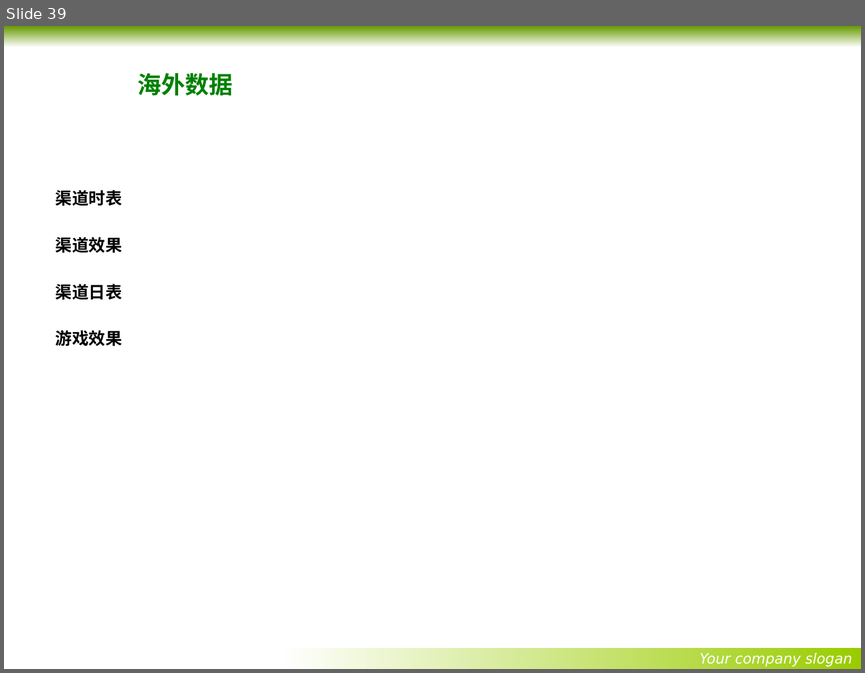
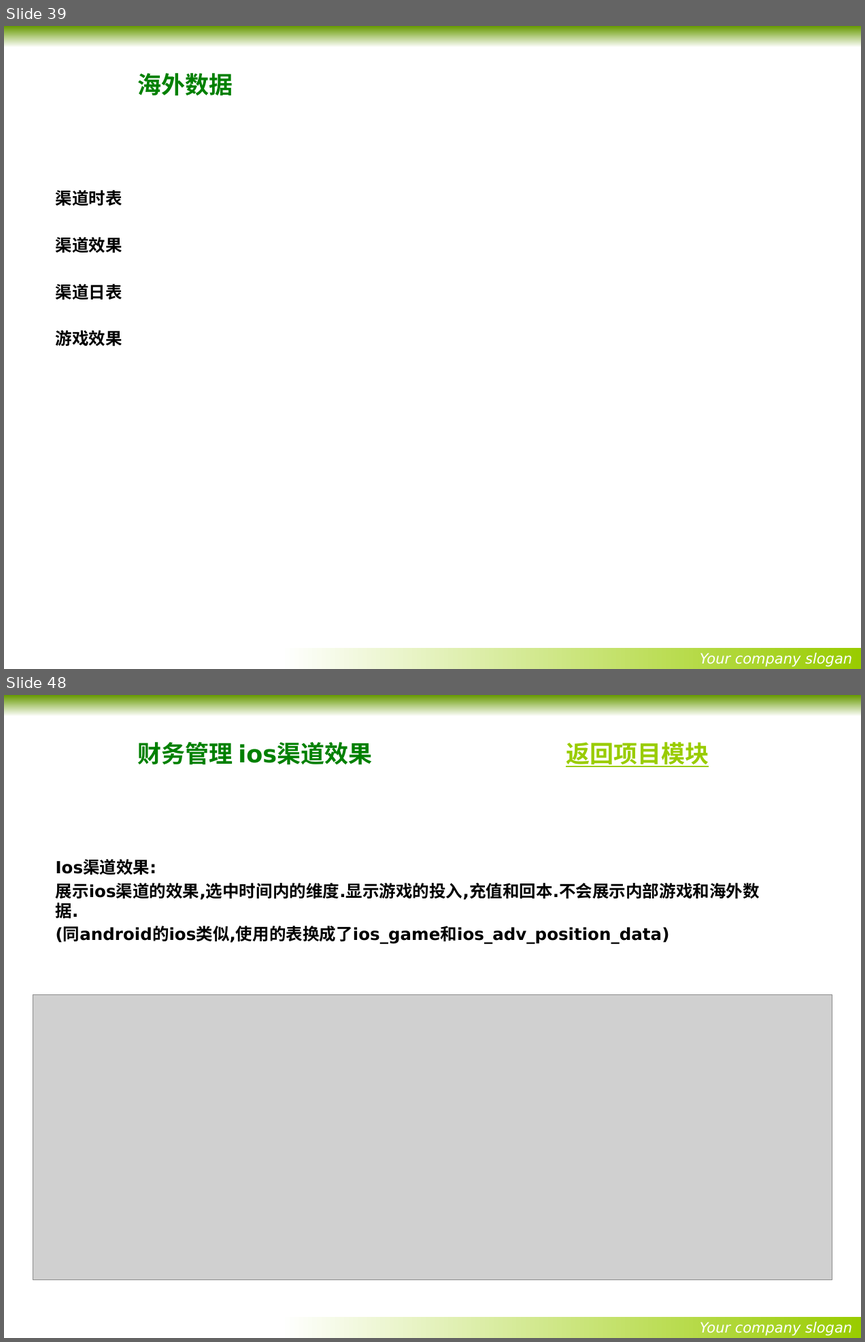
Before and after one commit to wangxiqunlucky/x-mind, a slide deck: youyun/优云项目讲解内容-最终正式版.pptx. Shown one above the other, each under a label of ours: slide 39 before the commit, slides 39 and 48 after it; the slides between them are not shown. The pictures are 865x673 and 865x1342 pixels, drawn with LibreOffice and Linux fonts; fonts in the diff are those of the drawing; grey boxes stand for pictures; background and template pictures are left out. Boxes give left, top, right and bottom in pixels: in the first picture for what was removed or moved away, otherwise in the second. Text is boxed around its words. In the diff, an @@ line names an element or a change of style, - is before the commit and + after.

Commit message:
2017年4月17日01:11:21
完成优云项目思维导图和ppt,还差数据库关系

```diff
--- a/youyun/优云项目讲解内容-最终正式版.pptx
+++ b/youyun/优云项目讲解内容-最终正式版.pptx
@@ slide 48 added at [4, 695, 861, 1338], background picture (left out); not listed: 2 template elements that a slide beside it also shows @@
@@ title added at [137, 742, 708, 767], 20 pt, text #008000, bold @@
+财务管理 ios渠道效果 返回项目模块
@@ text added at [56, 860, 759, 944], 14 pt, text #000000, bold @@
+Ios渠道效果:
+展示ios渠道的效果,选中时间内的维度.显示游戏的投入,充值和回本.不会展示内部游戏和海外数据.
+(同android的ios类似,使用的表换成了ios_game和ios_adv_position_data)
@@ picture added at [33, 995, 832, 1279] @@
```
Also in this commit, not shown: 1 slide changed, 15 other slides added, 7 slides removed, 1 other file.
